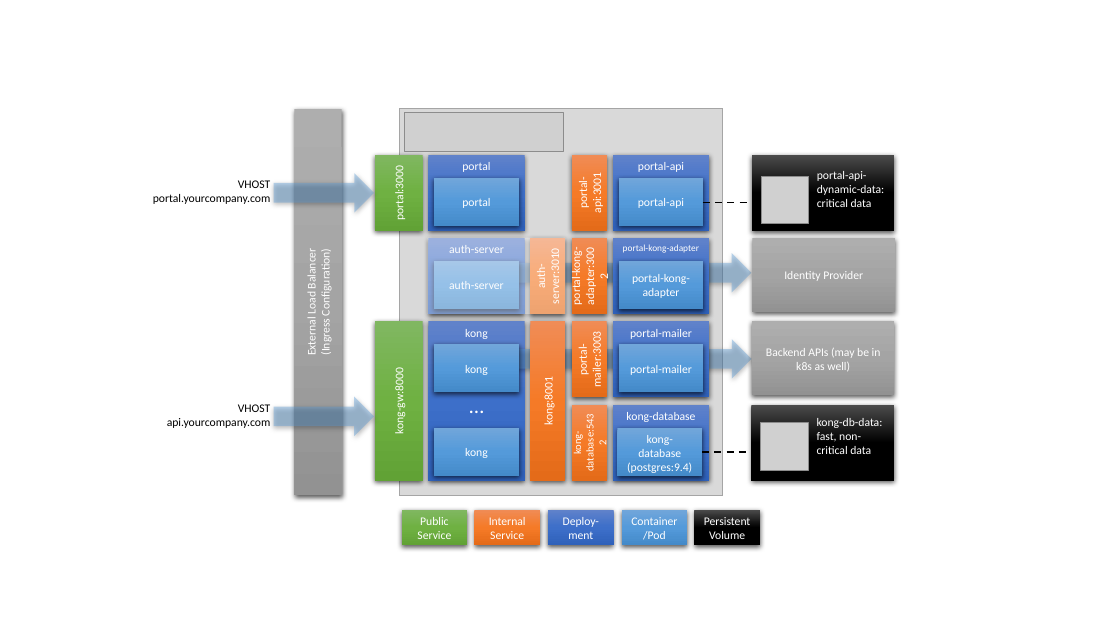
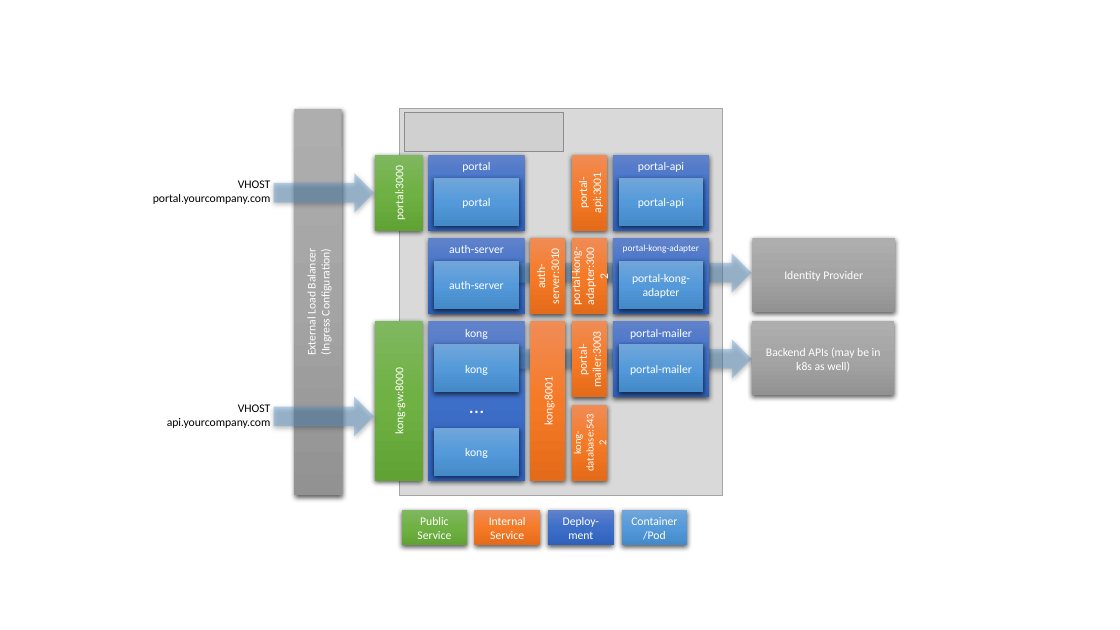
Before and after one commit to Haufe-Lexware/wicked.haufe.io, a slide deck: slide 22 of doc/architecture-illustrations.pptx. Drawn at 1120x630 pixels with LibreOffice and Linux fonts; fonts in the diff are those of the drawing; grey boxes stand for pictures. Boxes give left, top, right and bottom in pixels: in the first picture for what was removed or moved away, otherwise in the second. Text is boxed around its words. In the diff, an @@ line names an element or a change of style, - is before the commit and + after.

```diff
--- a/doc/architecture-illustrations.pptx
+++ b/doc/architecture-illustrations.pptx
@@ rectangle removed at bbox=[752, 155, 895, 232] @@
@@ picture removed at bbox=[761, 176, 808, 223] @@
@@ text removed at bbox=[817, 171, 884, 207] @@
-portal-api-dynamic-data: critical data
@@ line removed from (703, 202) to (751, 202) @@
@@ rectangle removed at bbox=[428, 238, 565, 314] @@
@@ rectangle removed at bbox=[613, 405, 710, 481] @@
-kong-database
@@ rectangle removed at bbox=[751, 405, 894, 481] @@
@@ text removed at bbox=[817, 418, 883, 454] @@
-kong-db-data: fast, non-critical data
@@ rectangle removed at bbox=[618, 429, 702, 476] @@
-kong-database (postgres:9.4)
@@ picture removed at bbox=[761, 423, 808, 470] @@
@@ line removed from (702, 453) to (750, 453) @@
@@ rectangle removed at bbox=[695, 510, 760, 545] @@
-Persistent Volume
```
Also in this commit, not shown: 8 other slides changed, 1 slide added, 52 other files.
